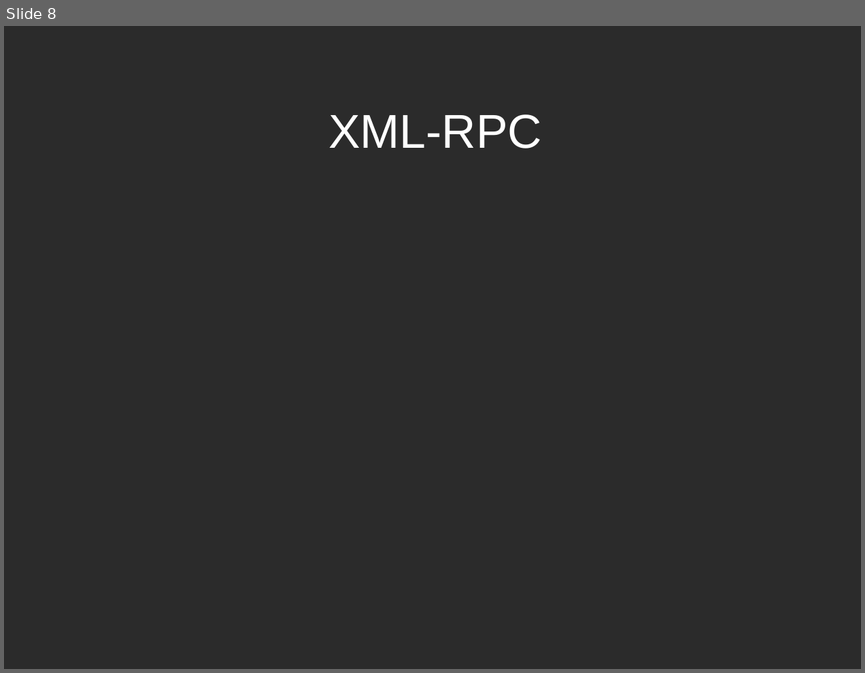
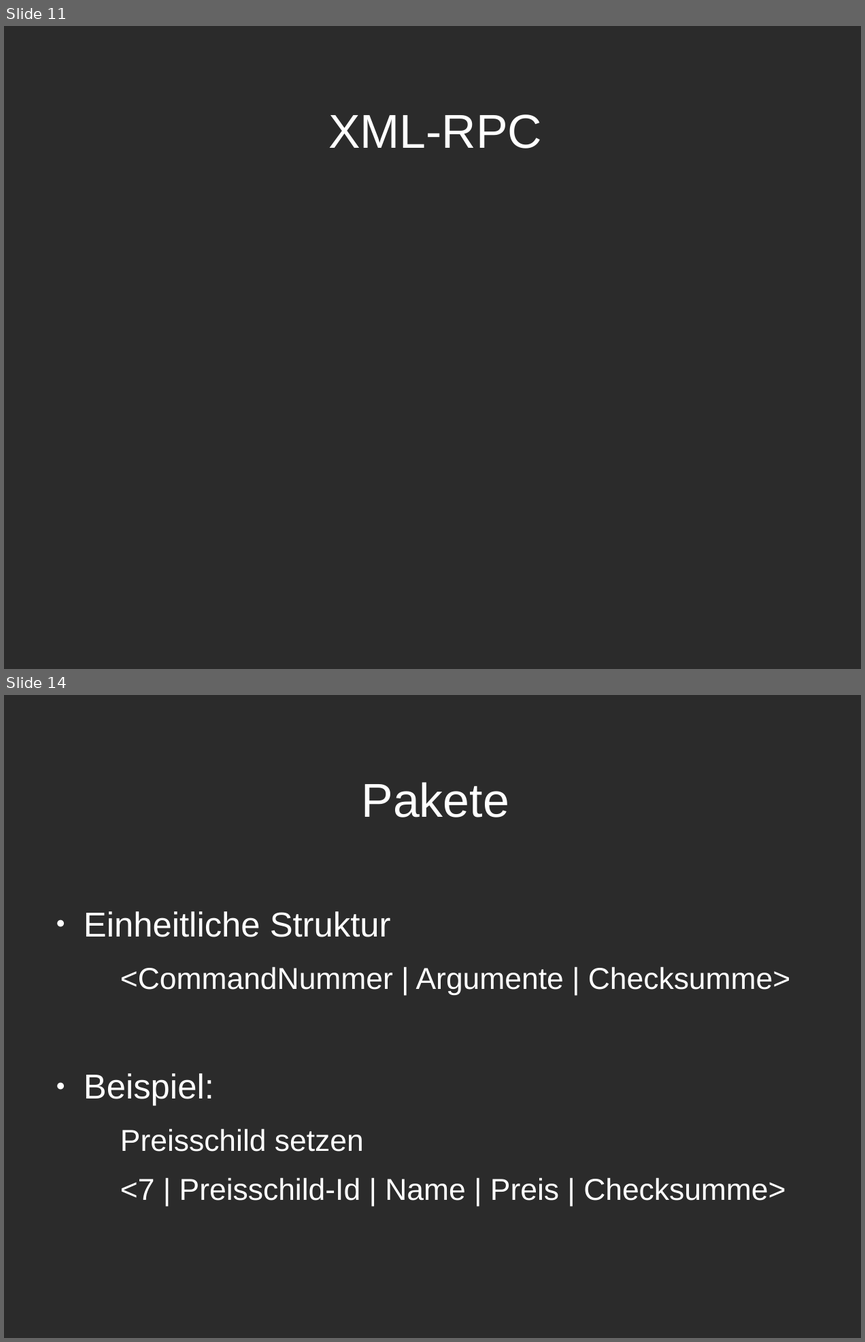
Before and after one commit to Niondir/rika-led, a slide deck: präsentation 3/part 1/präsentation31.odp. Shown one above the other, each under a label of ours: slide 8 before the commit, slides 11 and 14 after it; the slides between them are not shown. The pictures are 865x673 and 865x1342 pixels, drawn with LibreOffice and Linux fonts; fonts in the diff are those of the drawing; background and template pictures are left out; a plain dark background stands for a picture behind light text. Boxes give left, top, right and bottom in pixels: in the first picture for what was removed or moved away, otherwise in the second. Text is boxed around its words. In the diff, an @@ line names an element or a change of style, - is before the commit and + after.

```diff
--- a/präsentation 3/part 1/präsentation31.odp
+++ b/präsentation 3/part 1/präsentation31.odp
@@ slide 14 added at (4, 695, 861, 1338), background picture (left out) @@
@@ title added at (362, 782, 509, 817), 44 pt, text #FFFFFF @@
+Pakete
@@ text added at (84, 911, 790, 1200), 28 pt, text #FFFFFF @@
+● Einheitliche Struktur
+  <CommandNummer | Argumente | Checksumme>
+● Beispiel:
+  Preisschild setzen
+  <7 | Preisschild-Id | Name | Preis | Checksumme>
@@ what was slide 8 is now slide 11 @@
```
Also in this commit, not shown: 6 slides changed, 2 other slides added.
